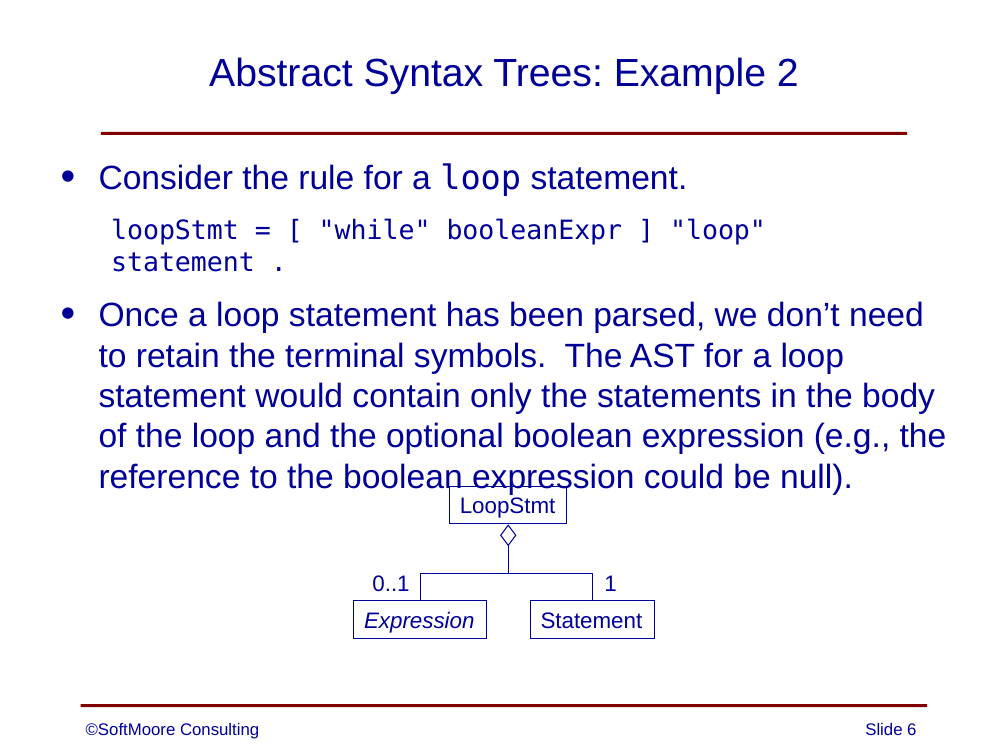
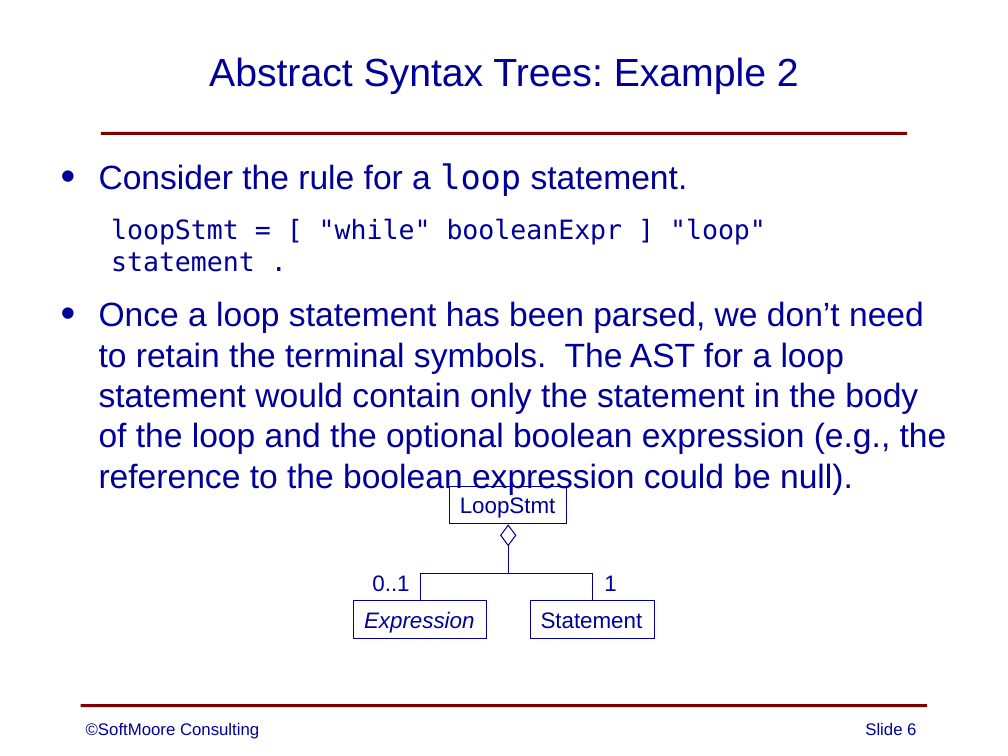
Before and after one commit to SoftMoore/CPRL-Kt-3rd, a slide deck: slide 6 of PowerPoints/08 - Abstract Syntax Trees.pptx. Drawn at 1008x756 pixels with LibreOffice and Linux fonts; fonts in the diff are those of the drawing. Boxes give left, top, right and bottom in pixels: in the first picture for what was removed or moved away, otherwise in the second. Text is boxed around its words. In the diff, an @@ line names an element or a change of style, - is before the commit and + after.

```diff
--- a/PowerPoints/08 - Abstract Syntax Trees.pptx
+++ b/PowerPoints/08 - Abstract Syntax Trees.pptx
@@ text at [99,301,947,495]: text changed @@
-• Once a loop statement has been parsed, we don’t need to retain the terminal symbols. The AST for a loop statement would contain only the statements in the body of the loop and the optional boolean expression (e.g., the reference to the boolean expression could be null).
+• Once a loop statement has been parsed, we don’t need to retain the terminal symbols. The AST for a loop statement would contain only the statement in the body of the loop and the optional boolean expression (e.g., the reference to the boolean expression could be null).
```
Also in this commit, not shown: 5 other slides changed.
